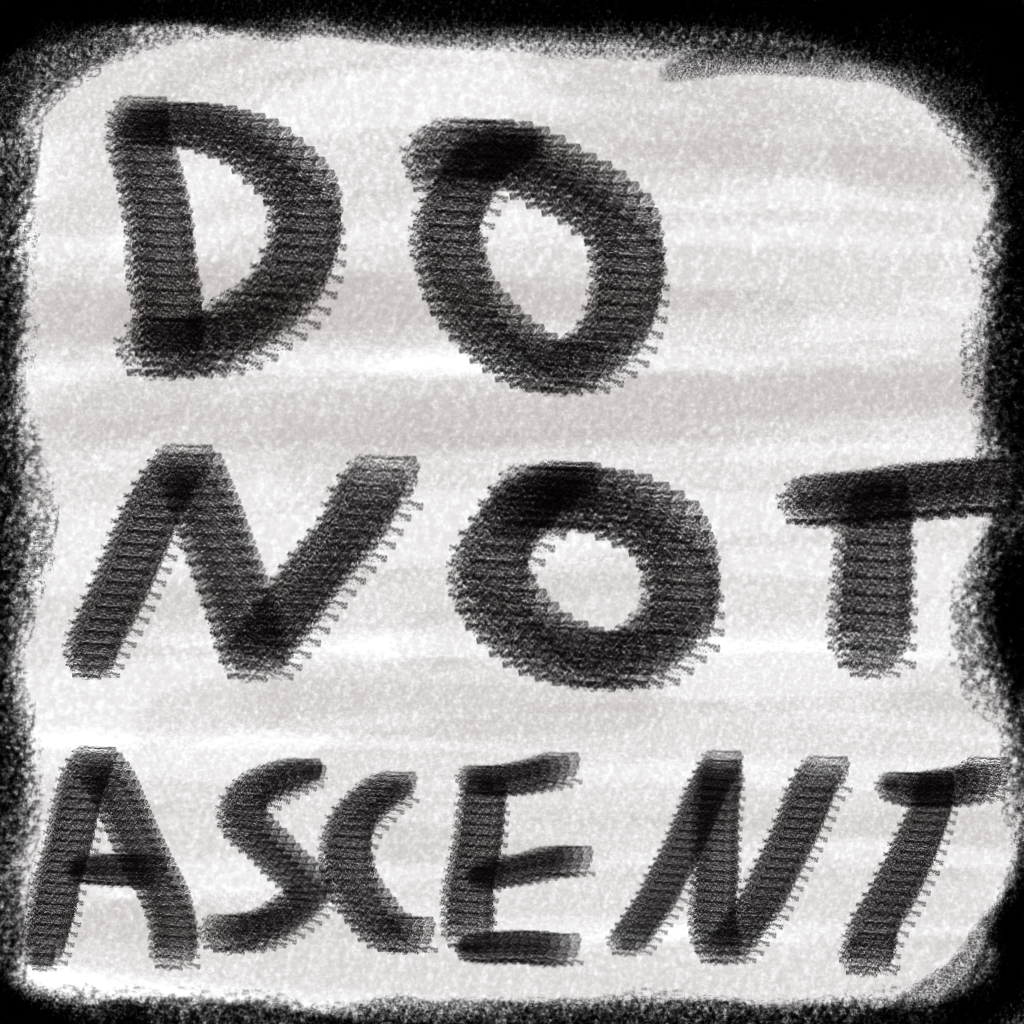
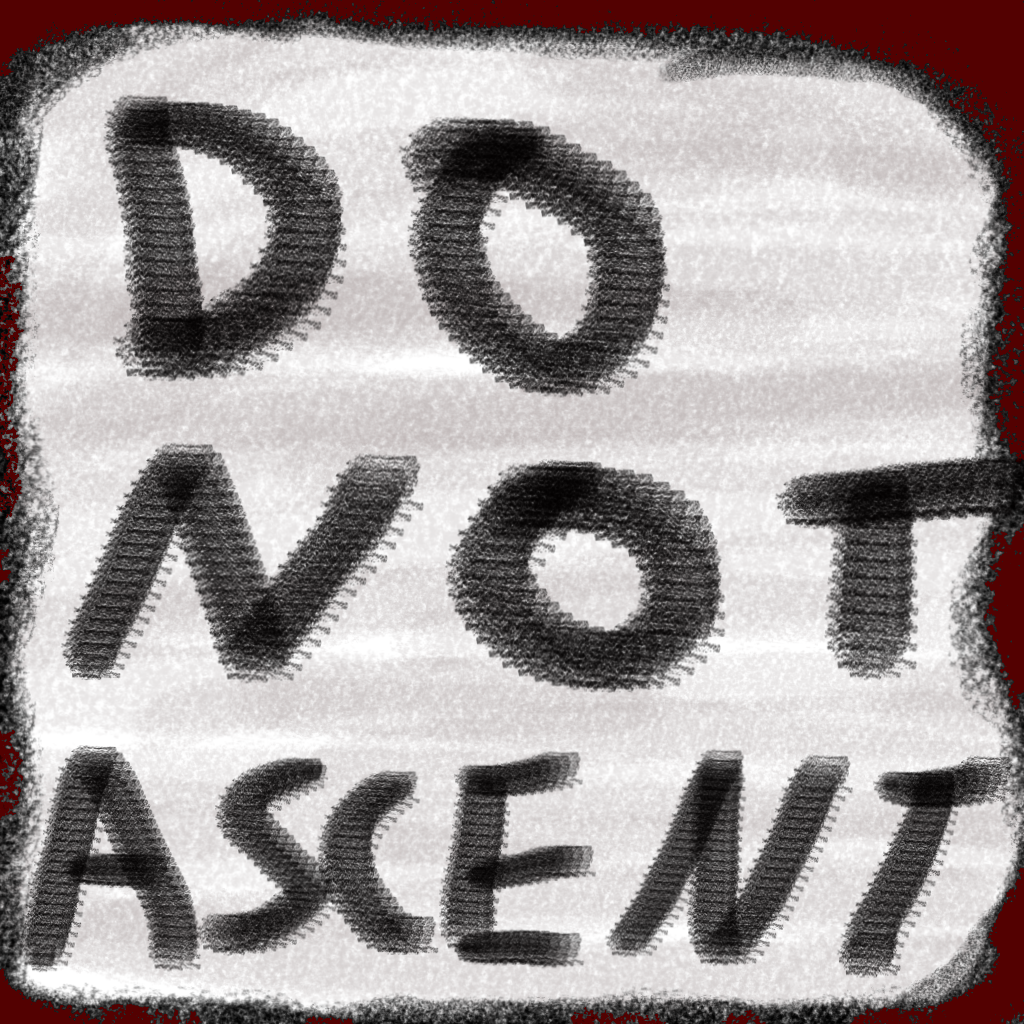
Revision of a layered 1024 x 1024 image; what changed, layer by layer:
painted on "Hintergrund" over [0, 0, 1024, 1024]
